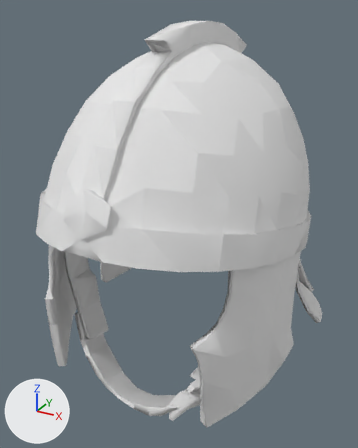
The glTF model godot-client/assets/actors/native/equipment/variants/human_male/militia_helmet_07.glb: old version first, new version second.
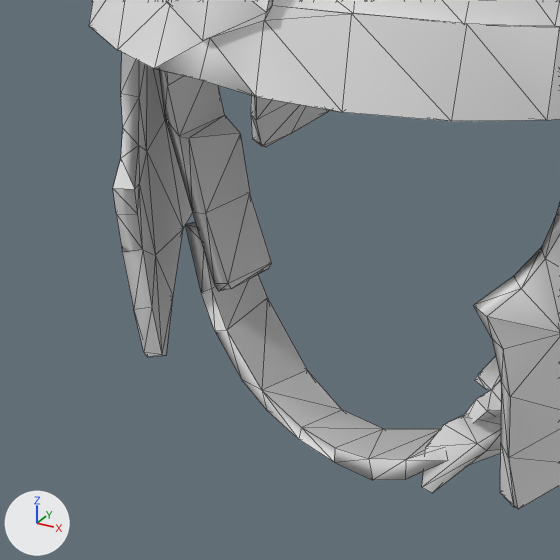
Each version is shown whole from a 50 mm lens placed at (0.165, -0.319, 0.199), pointed at (-0.005, -0.01, 0.045), then close up on the part from 0% to 63% of the width and 50% to 100% of the height. Arrows for +X, +Y and +Z are at lower left; the lights stay in place. The first two pictures are the older version. The close-ups show mesh edges as thin lines. Vertices at exactly the same position are counted once.

Objects in the first close-up: 'Brass Helm'.
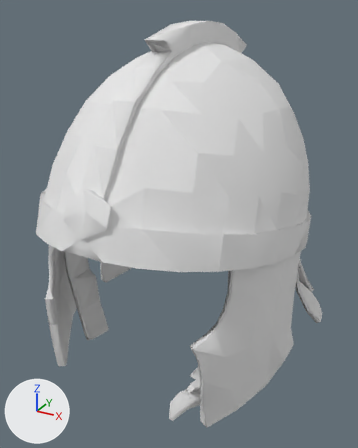
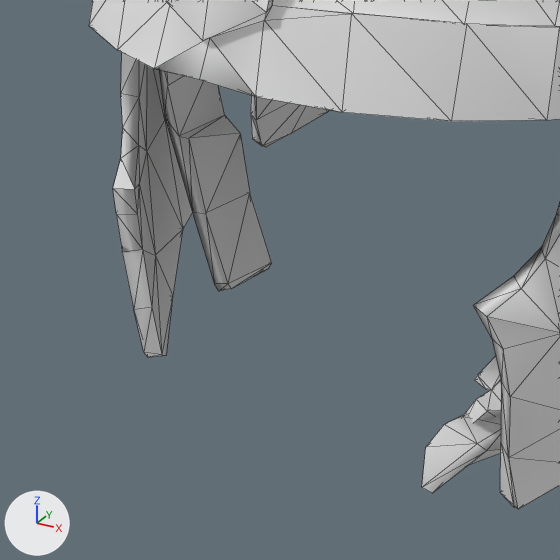
Where the change shows, as pixel boxes [x1, y1, x2, y2] in the close-ups (560 x 560 px):
part 1 of me_brass_helm, deleted
    before: [186, 222, 445, 480]

What the commit changed:
me_brass_helm is used by ob_brass_helm; location (0.0, 0.0, 0.0).
me_brass_helm had 839 vertices, 1552 faces and spanned x -0.104..0.106, y -0.132..0.13, z -0.077..0.19.
me_brass_helm now has 793 vertices, 1464 faces and spans x -0.104..0.106, y -0.132..0.13, z -0.072..0.19.
me_brass_helm part 1: the loose piece of 46 vertices spanning x -0.068..0.039, y -0.095..-0.046, z -0.077..-0.017 is deleted.
